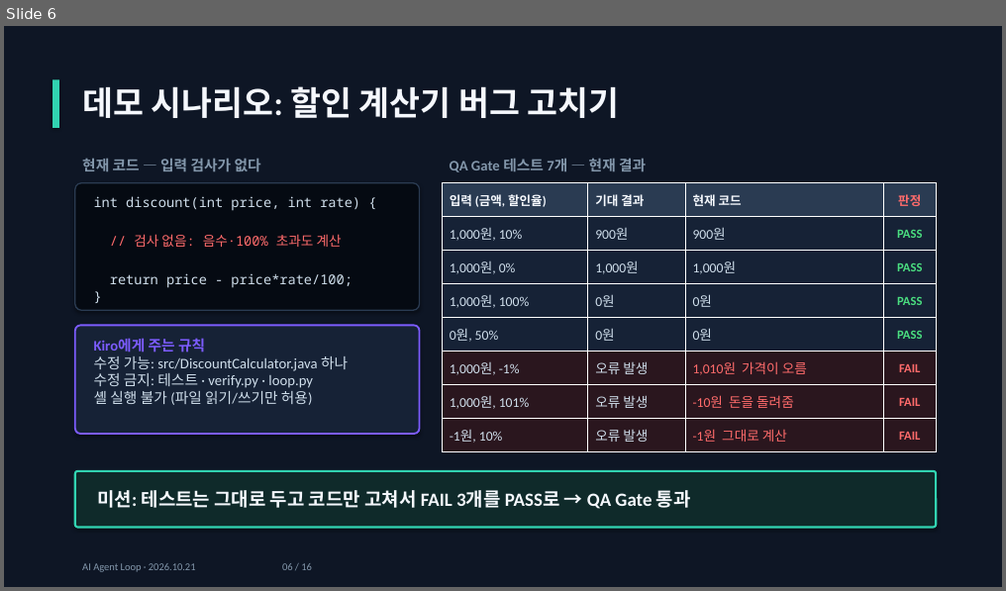
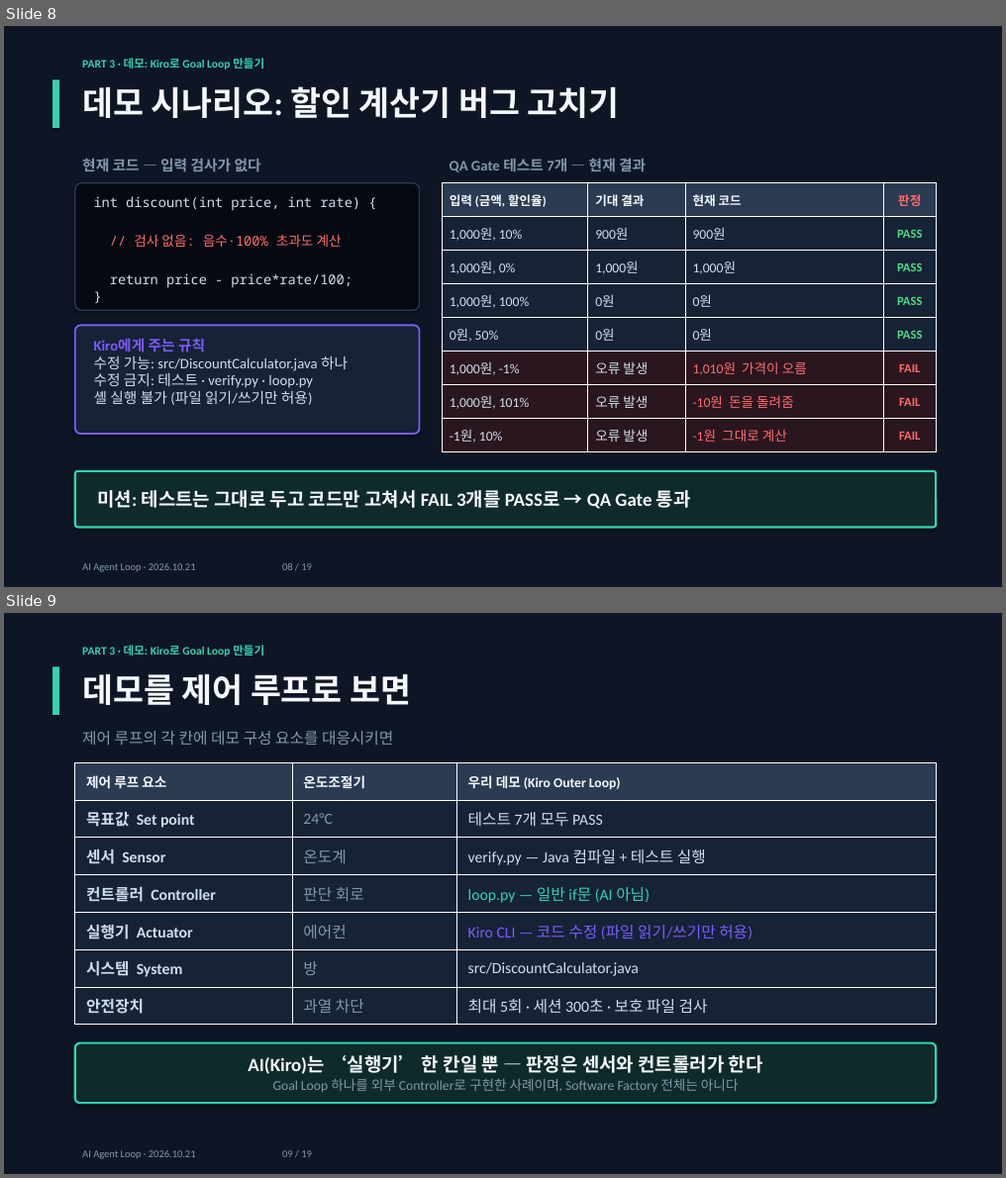
Before and after one commit to jaewon-i/kiro-agent-loop-demo, a slide deck: docs/AI_Agent_Loop.pptx. Shown one above the other, each under a label of ours: slide 6 before the commit, slides 8 and 9 after it. The pictures are 1006x591 and 1006x1178 pixels, drawn with LibreOffice and Linux fonts; fonts in the diff are those of the drawing. Boxes give left, top, right and bottom in pixels: in the first picture for what was removed or moved away, otherwise in the second. Text is boxed around its words. In the diff, an @@ line names an element or a change of style, - is before the commit and + after.

```diff
--- a/docs/AI_Agent_Loop.pptx
+++ b/docs/AI_Agent_Loop.pptx
@@ slide 9 added at (4,613,1002,1174), background #0E1625 @@
@@ rectangle added at (53,666,59,715), fill #31D3B1 @@
@@ text added at (82,645,264,657), 11 pt, text #31D3B1, bold @@
+PART 3 · 데모: Kiro로 Goal Loop 만들기
@@ text added at (82,673,411,705), 32 pt, text #F5F8FD, bold @@
+데모를 제어 루프로 보면
@@ text added at (82,731,393,745), 15 pt, text #8397AB @@
+제어 루프의 각 칸에 데모 구성 요소를 대응시키면
@@ table added at (75,762,936,1025), 7 rows, 3 columns @@
+제어 루프 요소 | 온도조절기 | 우리 데모 (Kiro Outer Loop)
+목표값 Set point | 24°C | 테스트 7개 모두 PASS
+센서 Sensor | 온도계 | verify.py — Java 컴파일 + 테스트 실행
+컨트롤러 Controller | 판단 회로 | loop.py — 일반 if문 (AI 아님)
+실행기 Actuator | 에어컨 | Kiro CLI — 코드 수정 (파일 읽기/쓰기만 허용)
+시스템 System | 방 | src/DiscountCalculator.java
+안전장치 | 과열 차단 | 최대 5회 · 세션 300초 · 보호 파일 검사
@@ rounded rectangle added at (75,1044,936,1103), fill #0F2A2A, outline #31D3B1 2 pt, 13 pt, text #8397AB @@
+AI(Kiro)는 ‘실행기’ 한 칸일 뿐 — 판정은 센서와 컨트롤러가 한다
+Goal Loop 하나를 외부 Controller로 구현한 사례이며, Software Factory 전체는 아니다
@@ text added at (82,1151,312,1159), 10 pt, text #8397AB @@
+AI Agent Loop · 2026.10.21 09 / 19
@@ what was slide 6 is now slide 8 @@
@@ slide 8 changed as well @@
@@ text added at (82,58,264,70), 11 pt, text #31D3B1, bold @@
+PART 3 · 데모: Kiro로 Goal Loop 만들기
```
Also in this commit, not shown: 10 other slides changed, 7 other slides added, 5 slides removed.
